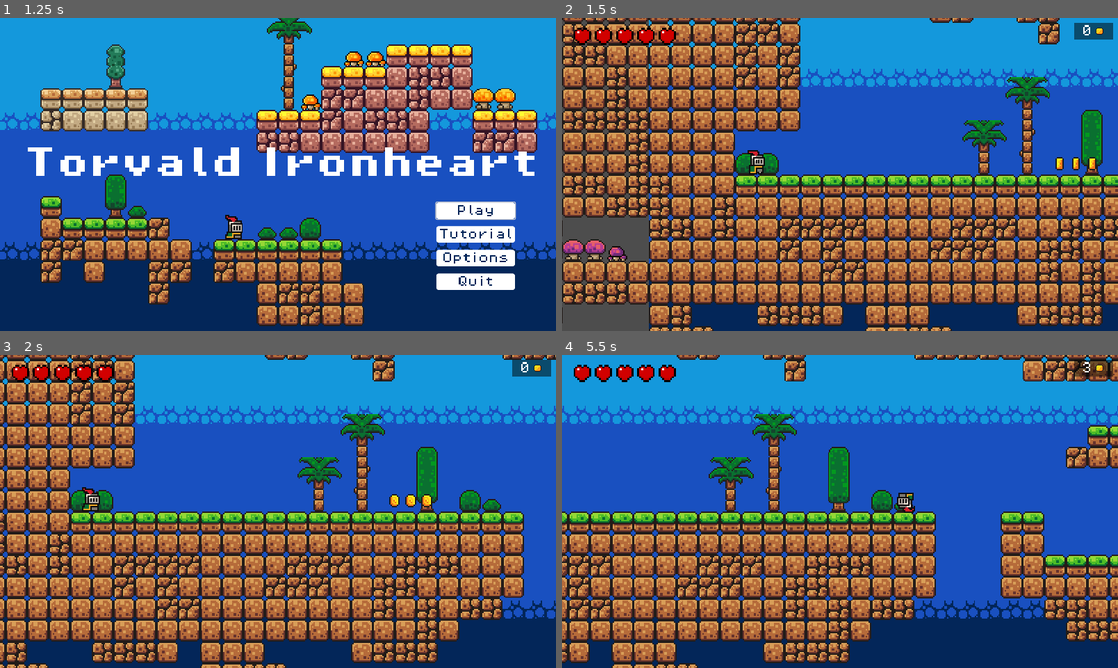
Above: before the commit, frames 1-4 (two rows, left to right).
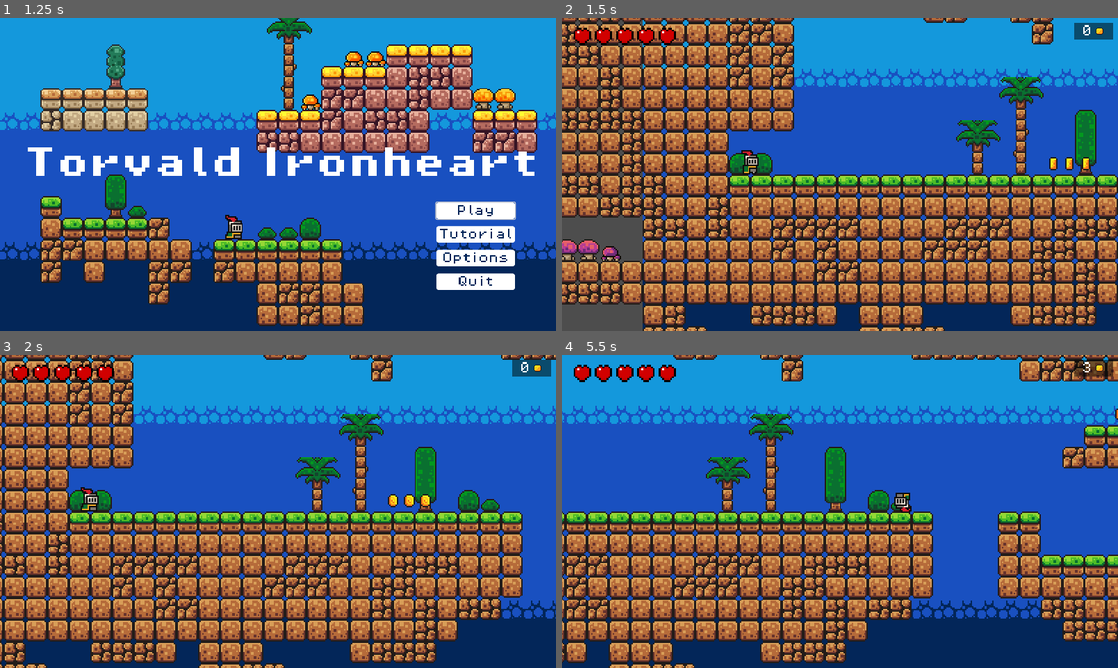
Above: after the commit, the same moments.

Repository: ArnavSinha717/TheBlinkingWorlds
Game: Godot game, scene res://scenes/common_scenes/main_menu.tscn
Same seed, same stepped clock (60 frames per second), same inputs: the game is played once before the commit and once after it.
Inputs:
- Up to frame 1 (1.25 s): click "Play" at 0.5 s
- Up to frame 2 (1.5 s): click "Play" at 1.25 s
- Up to frame 3 (2 s): no input
- Up to frame 4 (5.5 s): hold D (move_right) 2.03-3.53 s; tap Shift (roll) every 0.75 s from 2.1 to 5.1 s; tap Space (jump) at 2.27, 3.02, 4.52, 5.27 s; hold A (move_left) 3.53-4.28 s; hold D (move_right) from 4.28 s (still down)

Frame 1 is identical in both runs. In frame 2, 46% of the frame differs, in the area x 0-100%, y 0-100%; in frame 3, 25%; in frame 4, 27%.

Commit message:
added camera shake effect on damage

Diff:
--- a/scenes/level_componenets/camera.tscn
+++ b/scenes/level_componenets/camera.tscn
@@ -1,7 +1,11 @@
-[gd_scene format=3 uid="uid://c04on5wnsg2k1"]
+[gd_scene load_steps=2 format=3 uid="uid://c04on5wnsg2k1"]
+
+[ext_resource type="Script" path="res://scripts/camera.gd" id="1_io3gu"]
 
 [node name="Camera2D" type="Camera2D"]
 zoom = Vector2(2.8, 2.8)
 process_callback = 0
 position_smoothing_enabled = true
 position_smoothing_speed = 2.8
+script = ExtResource("1_io3gu")
+random_strength = 4.0
--- /dev/null
+++ b/scripts/camera.gd
@@ -0,0 +1,31 @@
+extends Camera2D
+
+@export var random_strength: float = 30.0
+@export var shake_fade: float = 5.0
+
+var rng = RandomNumberGenerator.new()
+var shake_strength: float = 0.0
+
+func _ready() -> void:
+	SignalManager.camera_shake.connect(Callable(self, "on_camera_shake"))
+
+
+func _process(delta: float) -> void:
+	if shake_strength > 0:
+		shake_strength = lerpf(shake_strength, 0, shake_fade * delta)
+
+	offset = random_offset()
+
+func apply_shake():
+	shake_strength = random_strength
+
+
+func random_offset() -> Vector2:
+	return Vector2(
+			rng.randf_range(-shake_strength, shake_strength),
+			rng.randf_range(-shake_strength, shake_strength)
+		)
+
+
+func on_camera_shake():
+	apply_shake()
--- a/scripts/player.gd
+++ b/scripts/player.gd
@@ -94,11 +94,13 @@
 func on_player_hit():
 	if rolling == false:
 		audioPlayer.play("hurt")
+		SignalManager.camera_shake.emit()
 
 		if health > 0 and dead != true:
 			hit = true
 			health -= 1
 			SignalManager.player_health_changed.emit(health)
+
 		elif dead != true:
 			dead = true
 			anim.play("death")
--- a/scripts/signal_manager.gd
+++ b/scripts/signal_manager.gd
@@ -7,3 +7,4 @@
 signal coin_pickup # For updating score/coin counter
 signal change_game_state # For pause and resuming game
 signal player_died # For popping up the death screen
+signal camera_shake
